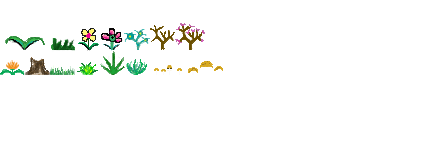
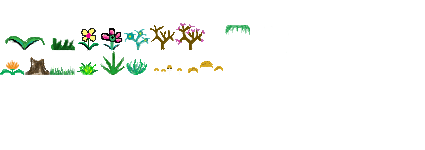
Before/after of a w=425, h=150 layered artwork. What changed in the layer stack:
added layer "vines0" above "Plants" over box(225, 25, 289, 53)
